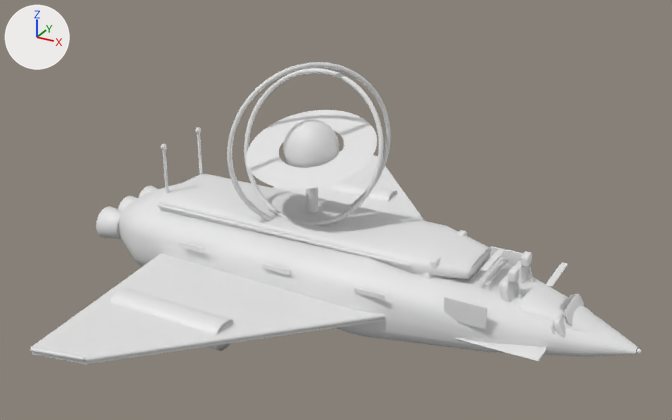
The OBJ model src/main/resources/assets/siliconagevehicles/models/ship.obj: old version first, new version second.
Both versions are drawn from a camera (50 mm lens) standing at (4.91, -9.3, 5.95) and looking at (-0.12, -0.16, 1.38). The axes (+X, +Y, +Z) are drawn at upper left. The lights are the same throughout. The first picture is the older version. Where no turn or scale is listed for an object, it has been applied to the vertices. Vertices at exactly the same position are counted once.

Script lines for the objects in view, before the commit:
```python
me_ship = bpy.data.meshes.new('ship')
me_ship.from_pydata(...)  # 12824 vertices, 24768 faces; spans x -3.63..3.63, y -3.52..3.52, z 0.0..3.12
ob_ship = bpy.data.objects.new('ship', me_ship)
ob_ship.location = (0.0, 0.0, 0.0)
```
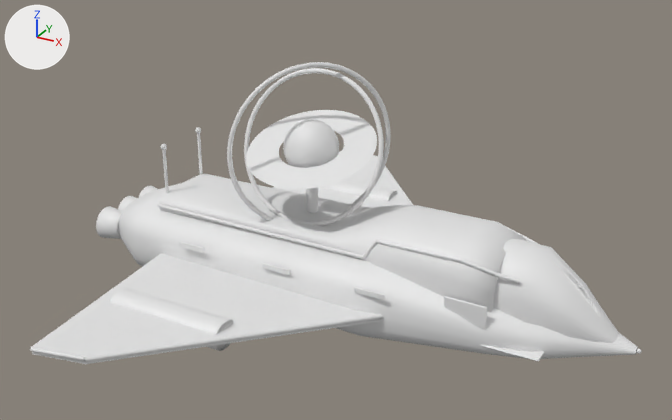
Pixel boxes [x1, y1, x2, y2] of what changed, in the pictures (672 x 420 px; the box of a moved part takes in the faces that stretch with it):
part 1 of me_ship, moved or reshaped (not visible afterwards): before [481, 249, 505, 272]
part 2 of me_ship, added: after [493, 239, 619, 343]
part 3 of me_ship, deleted: before [546, 262, 568, 287]
part 4 of me_ship, moved or reshaped: before [157, 174, 601, 357]; after [157, 174, 586, 359]

The change, as a diff of the scene's bpy script:
```diff
--- a/src/main/resources/assets/siliconagevehicles/models/ship.obj.py
+++ b/src/main/resources/assets/siliconagevehicles/models/ship.obj.py
@@ me_ship @@
 # used by ob_ship; location = (0.0, 0.0, 0.0)
-me_ship.from_pydata(...)  # 12824 vertices, 24768 faces; spans x -3.63..3.63, y -3.52..3.52, z 0.0..3.12
+me_ship.from_pydata(...)  # 13091 vertices, 25272 faces; spans x -3.63..3.63, y -3.52..3.52, z 0.0..3.12
+# me_ship part 1: the loose piece of 98 vertices spanning x 1.83..1.9, y -0.31..0.31, z 1.1..1.12 is moved by (0.0, 0.0, 0.22)
+# me_ship part 2: a new loose piece of 155 vertices spanning x 1.76..3.39, y -0.54..0.54, z 0.22..1.39
+# me_ship part 3: the loose piece of 98 vertices spanning x 2.58..2.65, y -0.31..0.31, z 1.1..1.12 is deleted
+# me_ship part 4: 40 vertices moved from x 1.08, y -0.6..0.6, z 0.91..1.22 to x -0.05..0.52, y -0.67..0.67, z 0.91..1.22; 143 vertices removed from x 1.08..3.26, y -0.69..0.69, z 0.13..1.11; 273 vertices added at x 0.33..2.58, y -0.75..0.75, z 0.13..1.44
+# other edits to the shape of me_ship do not show in these pictures
```
